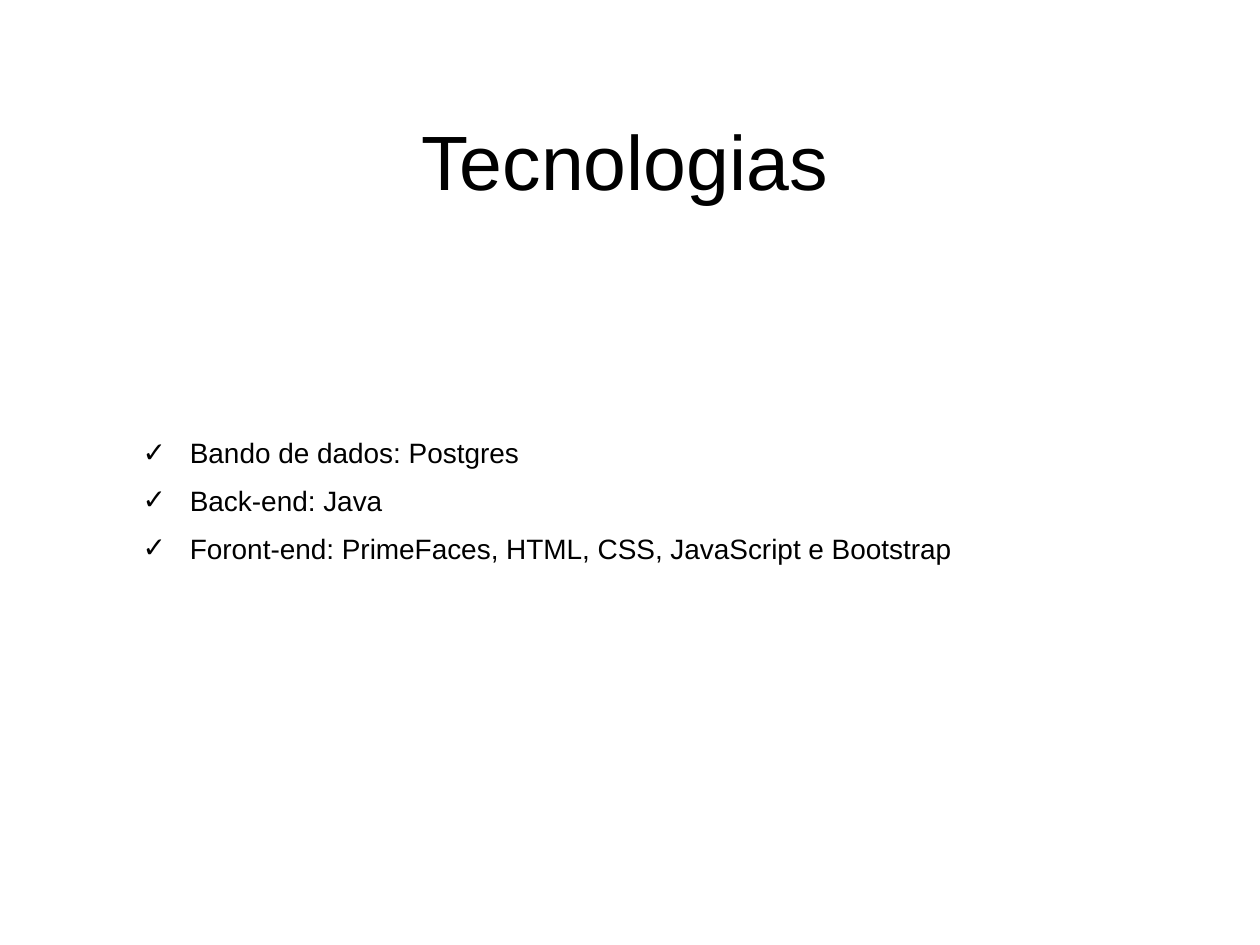
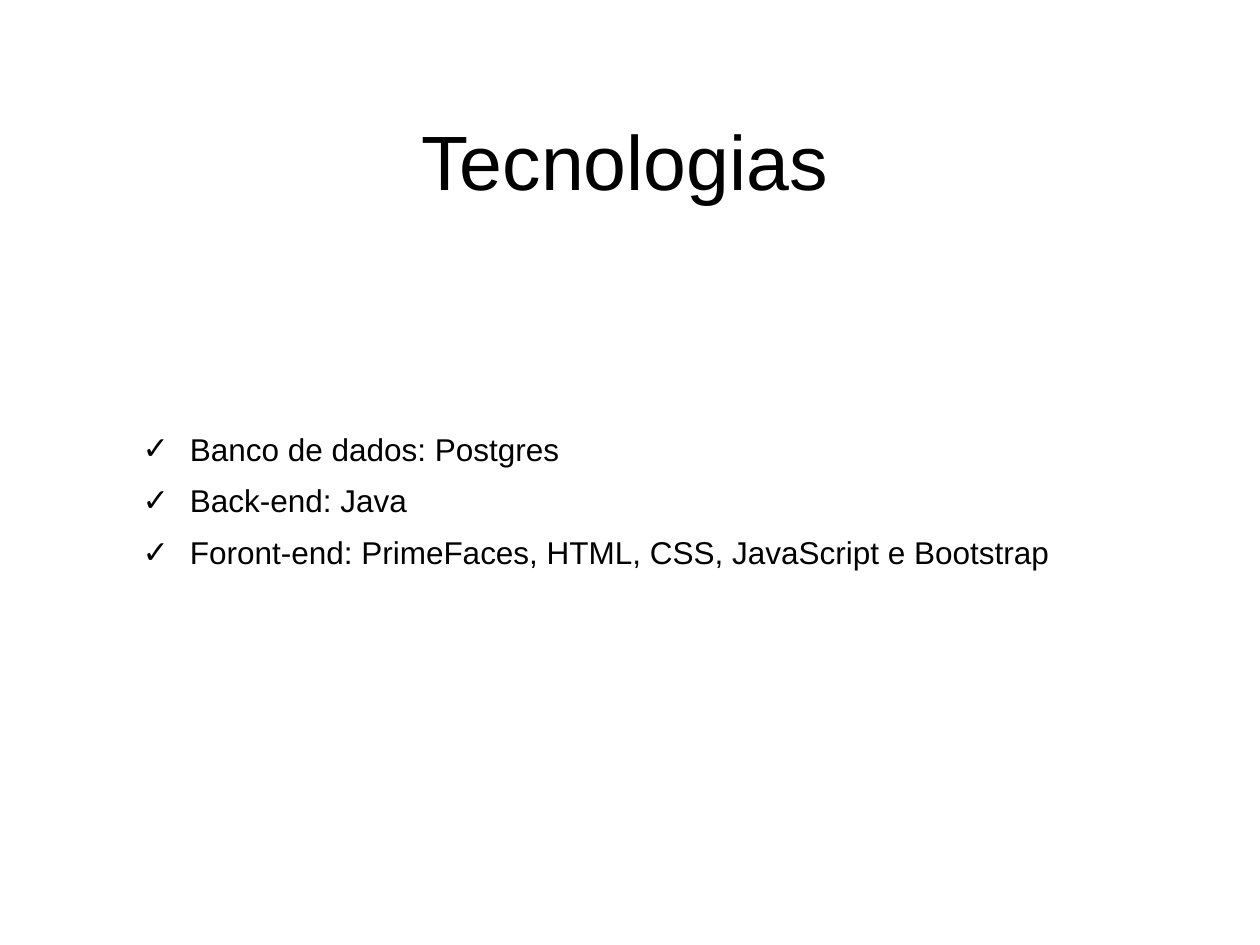
Before and after one commit to rodrigo-fernandes/ProjSoftware2, a slide deck: slide 3 of 2018-06-25 a 2018-06-29 rodada de demonstracao/RFSistema_Rodrigo_Fernandes.ppt. Drawn at 1260x945 pixels with LibreOffice and Linux fonts; fonts in the diff are those of the drawing; background and template pictures are left out. Boxes give left, top, right and bottom in pixels: in the first picture for what was removed or moved away, otherwise in the second. Text is boxed around its words. In the diff, an @@ line names an element or a change of style, - is before the commit and + after.

```diff
--- a/2018-06-25 a 2018-06-29 rodada de demonstracao/RFSistema_Rodrigo_Fernandes.ppt
+++ b/2018-06-25 a 2018-06-29 rodada de demonstracao/RFSistema_Rodrigo_Fernandes.ppt
@@ subtitle at bbox=[190, 438, 559, 467]: text changed; size 16 to 18 pt @@
-✓ Bando de dados: Postgres
+✓ Banco de dados: Postgres
@@ subtitle at bbox=[190, 489, 1049, 570]: size 16 to 18 pt in "Back-end: Java", "Foront-end: PrimeFaces, HTML, CSS, JavaScript e Bootstrap" @@
```
Also in this commit, not shown: 5 slides added, 2 other files.
